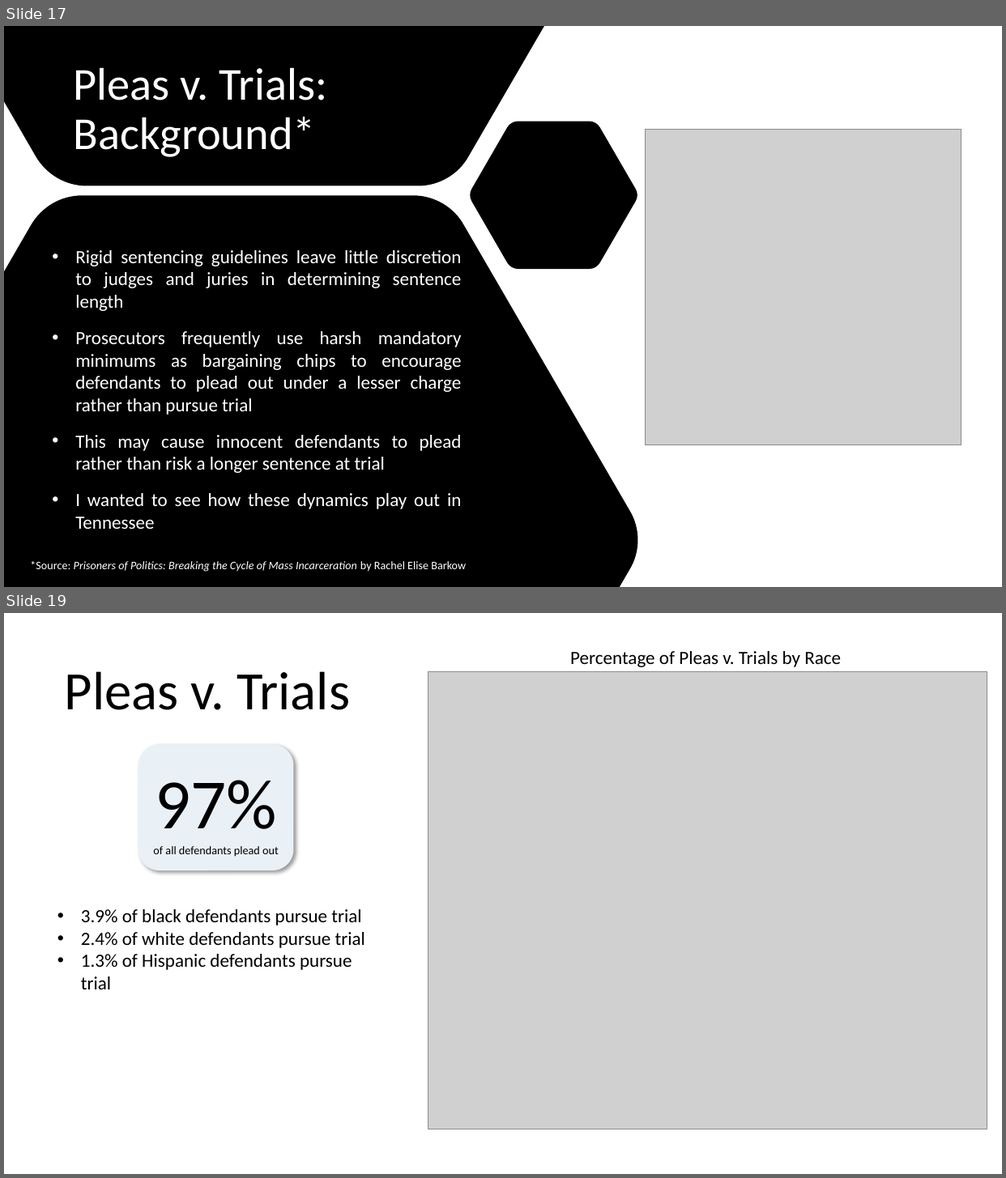
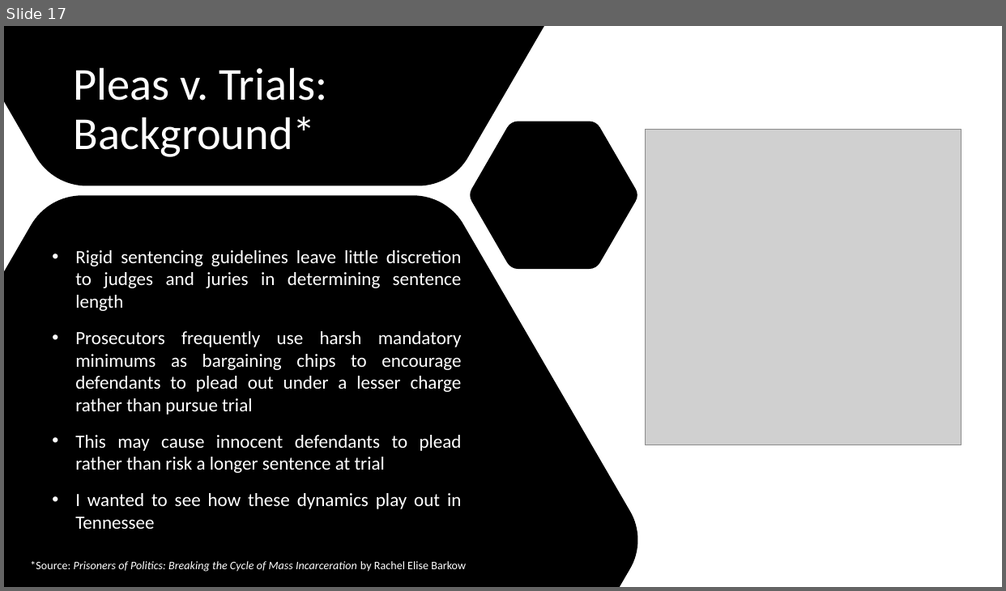
Before and after one commit to jenwhitson/sentencing_project, a slide deck: Presentation.pptx. Shown one above the other, each under a label of ours: slides 17 and 19 before the commit, slide 17 after it; the slides between them are not shown. The pictures are 1006x1178 and 1006x591 pixels, drawn with LibreOffice and Linux fonts; fonts in the diff are those of the drawing; grey boxes stand for pictures. Boxes give left, top, right and bottom in pixels: in the first picture for what was removed or moved away, otherwise in the second. Text is boxed around its words. In the diff, an @@ line names an element or a change of style, - is before the commit and + after.

```diff
--- a/Presentation.pptx
+++ b/Presentation.pptx
@@ slide 19 removed at <box>4,613,1002,1174</box>, background #FFFFFF @@
@@ text removed at <box>570,651,841,667</box> @@
-Percentage of Pleas v. Trials by Race
@@ title removed at <box>65,671,350,710</box> @@
-Pleas v. Trials
@@ picture removed at <box>428,672,987,1130</box> @@
@@ rounded rectangle removed at <box>138,745,294,871</box> @@
-97%
-of all defendants plead out
@@ text removed at <box>81,909,365,990</box> @@
-• 3.9% of black defendants pursue trial
-• 2.4% of white defendants pursue trial
-• 1.3% of Hispanic defendants pursue trial
```
Also in this commit, not shown: 1 slide changed, 2 slides added, 1 other slide removed, 3 other files.
